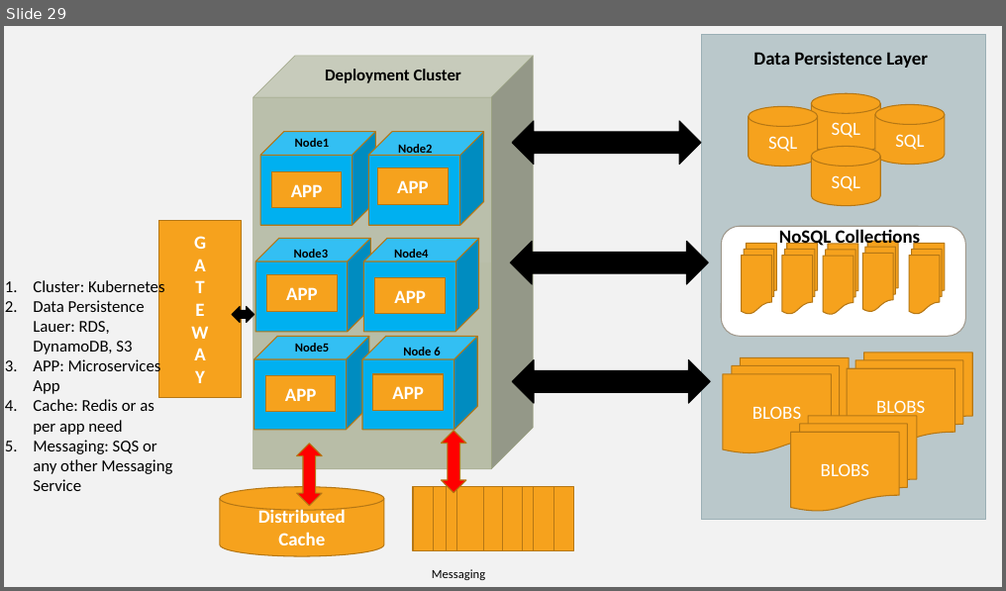
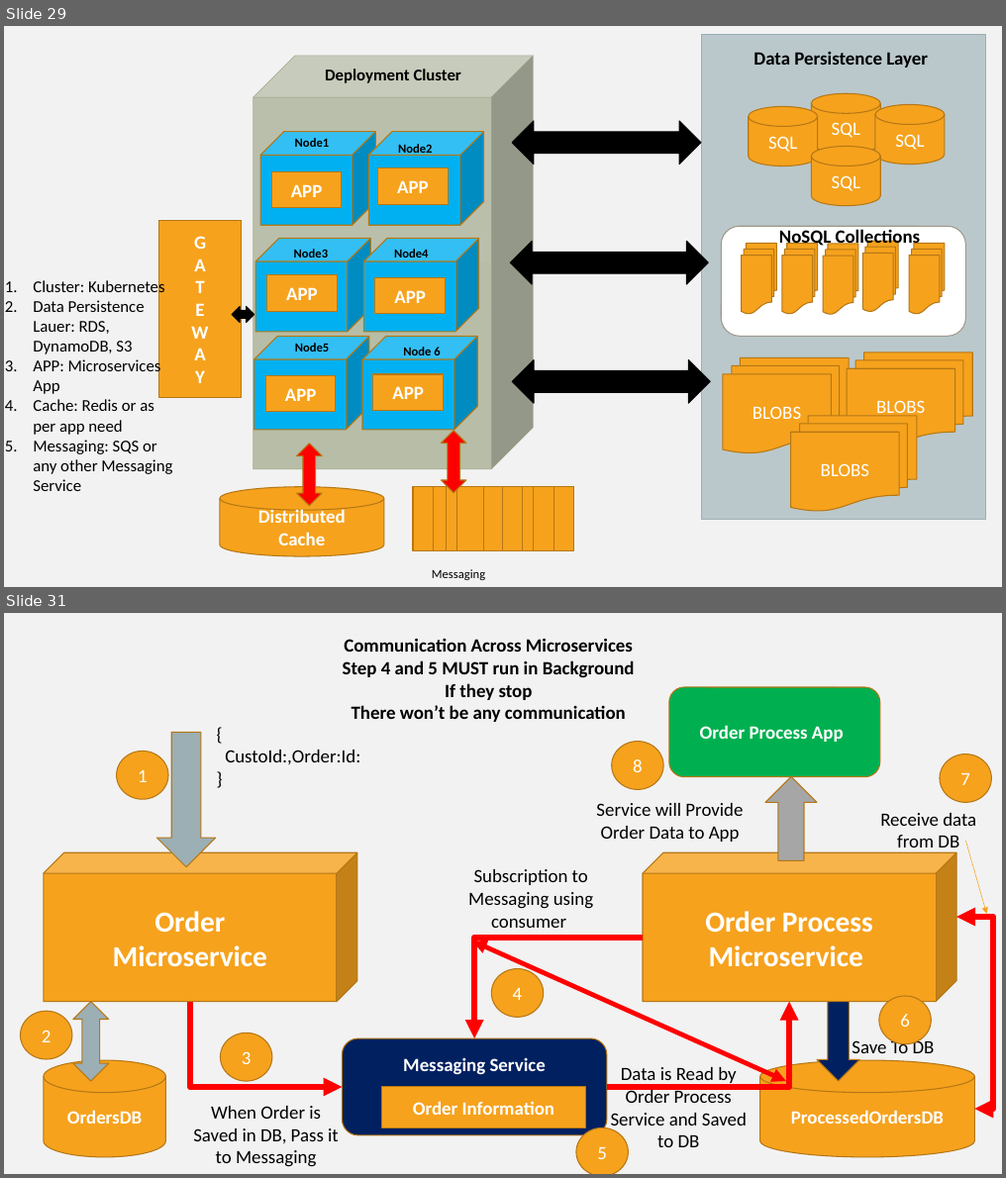
Before and after one commit to Vanshika3003/blaz_march_22, a slide deck: training_images.pptx. Shown one above the other, each under a label of ours: slide 29 before the commit, slides 29 and 31 after it; the slides between them are not shown. The pictures are 1006x591 and 1006x1178 pixels, drawn with LibreOffice and Linux fonts; fonts in the diff are those of the drawing. Boxes give left, top, right and bottom in pixels: in the first picture for what was removed or moved away, otherwise in the second. Text is boxed around its words. In the diff, an @@ line names an element or a change of style, - is before the commit and + after.

```diff
--- a/training_images.pptx
+++ b/training_images.pptx
@@ slide 31 added at (x1=4, y1=613, x2=1002, y2=1174), background #F2F2F2 @@
@@ text added at (x1=343, y1=638, x2=635, y2=722), 18 pt, text #000000, bold @@
+Communication Across Microservices
+Step 4 and 5 MUST run in Background
+If they stop
+There won’t be any communication
@@ rounded rectangle added at (x1=669, y1=687, x2=880, y2=777), fill #00B050, outline #B67815 1 pt, 18 pt, text #FFFFFF, bold @@
+Order Process App
@@ ellipse added at (x1=116, y1=751, x2=168, y2=799), fill #F6A21D, outline #B67815 1 pt, 18 pt, text #FFFFFF @@
+1
@@ down arrow added at (x1=156, y1=732, x2=215, y2=867), fill #9BAFB5, outline #B67815 1 pt @@
@@ text added at (x1=225, y1=750, x2=360, y2=764), 18 pt, text #000000 @@
+{
+CustoId:,Order:Id:
+}
@@ ellipse added at (x1=612, y1=741, x2=663, y2=789), fill #F6A21D, outline #B67815 1 pt, 18 pt, text #FFFFFF @@
+8
@@ ellipse added at (x1=940, y1=755, x2=991, y2=803), fill #F6A21D, outline #B67815 1 pt, 18 pt, text #FFFFFF @@
+7
@@ up arrow added at (x1=765, y1=777, x2=817, y2=861), fill #A6A6A6, outline #B67815 1 pt @@
@@ text added at (x1=596, y1=803, x2=743, y2=842), 18 pt, text #000000 @@
+Service will Provide Order Data to App
@@ text added at (x1=880, y1=813, x2=976, y2=854), 18 pt, text #000000 @@
+Receive data from DB
@@ arrow added from (966, 841) to (987, 914), #F6A21D 0.5 pt @@
@@ cube added at (x1=44, y1=853, x2=357, y2=1001), fill #F6A21D, outline #B67815 1 pt, 28 pt, text #FFFFFF, bold @@
+Order
+Microservice
@@ text added at (x1=468, y1=869, x2=593, y2=928), 18 pt, text #000000 @@
+Subscription to Messaging using consumer
@@ cube added at (x1=643, y1=853, x2=956, y2=1001), fill #F6A21D, outline #B67815 1 pt, 28 pt, text #FFFFFF, bold @@
+Order Process
+Microservice
@@ elbow arrow added from (643, 938) to (474, 1039), #FF0000 6 pt @@
@@ elbow double arrow added from (957, 917) to (975, 1109), #FF0000 6 pt @@
@@ double arrow added from (472, 942) to (786, 1081), #FF0000 4.5 pt @@
@@ ellipse added at (x1=491, y1=969, x2=543, y2=1018), fill #F6A21D, outline #B67815 1 pt, 18 pt, text #FFFFFF @@
+4
@@ ellipse added at (x1=879, y1=996, x2=931, y2=1045), fill #F6A21D, outline #B67815 1 pt, 18 pt, text #FFFFFF @@
+6
@@ ellipse added at (x1=21, y1=1011, x2=72, y2=1059), fill #F6A21D, outline #B67815 1 pt, 18 pt, text #FFFFFF @@
+2
@@ up down arrow added at (x1=73, y1=1001, x2=108, y2=1081), fill #9BAFB5, outline #B67815 1 pt @@
@@ elbow arrow added from (190, 1001) to (343, 1087), #FF0000 6 pt @@
@@ elbow arrow added from (607, 1087) to (789, 1001), #FF0000 6 pt @@
@@ down arrow added at (x1=817, y1=1001, x2=859, y2=1081), fill #002060, outline #B67815 1 pt @@
@@ ellipse added at (x1=221, y1=1033, x2=272, y2=1081), fill #F6A21D, outline #B67815 1 pt, 18 pt, text #FFFFFF @@
+3
@@ rounded rectangle added at (x1=343, y1=1039, x2=607, y2=1136), fill #002060, outline #B67815 1 pt, 18 pt, text #FFFFFF, bold @@
+Messaging Service
@@ text added at (x1=851, y1=1038, x2=935, y2=1059), 18 pt, text #000000 @@
+Save To DB
@@ cylinder added at (x1=44, y1=1060, x2=165, y2=1157), fill #F6A21D, outline #B67815 1 pt, 18 pt, text #FFFFFF, bold @@
+OrdersDB
@@ rectangle added at (x1=381, y1=1087, x2=586, y2=1129), fill #F6A21D, outline #B67815 1 pt, 18 pt, text #FFFFFF, bold @@
+Order Information
@@ text added at (x1=611, y1=1067, x2=746, y2=1148), 18 pt, text #000000 @@
+Data is Read by Order Process Service and Saved to DB
@@ cylinder added at (x1=760, y1=1060, x2=975, y2=1157), fill #F6A21D, outline #B67815 1 pt, 18 pt, text #FFFFFF, bold @@
+ProcessedOrdersDB
@@ text added at (x1=193, y1=1106, x2=339, y2=1167), 18 pt, text #000000 @@
+When Order is Saved in DB, Pass it to Messaging
@@ ellipse added at (x1=576, y1=1128, x2=629, y2=1174), fill #F6A21D, outline #B67815 1 pt, 18 pt, text #FFFFFF @@
+5
```
Also in this commit, not shown: 1 other slide added, 12 other files.
